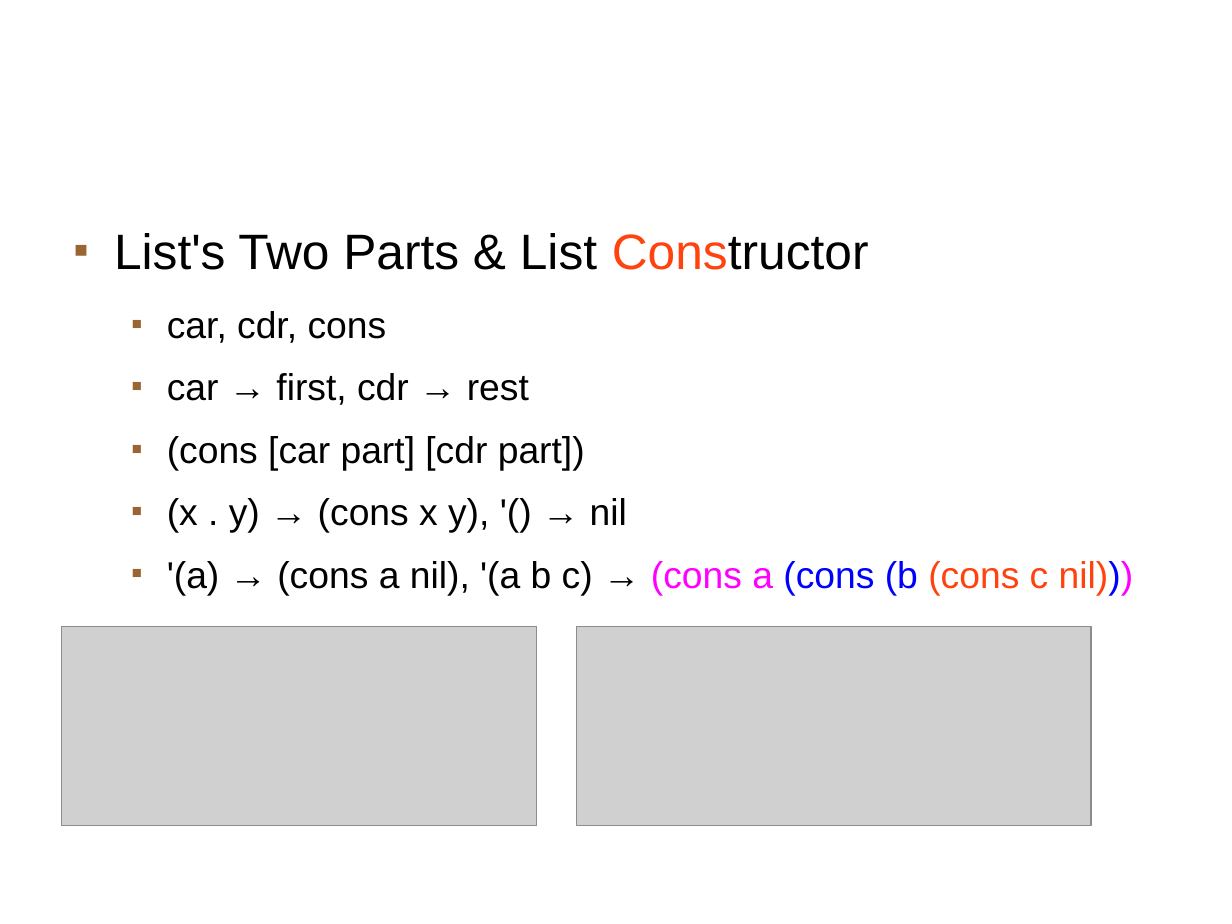
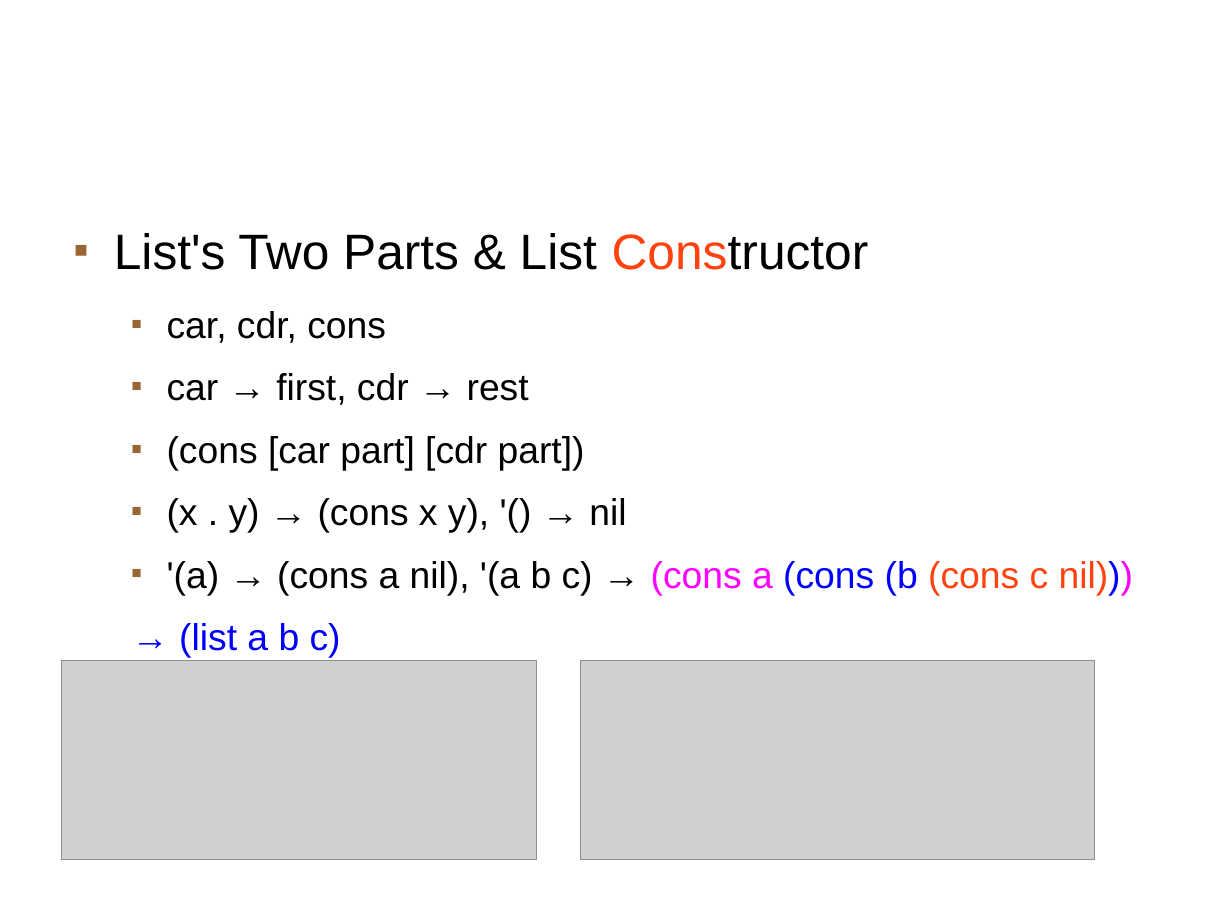
Before and after one commit to gadmyth/heroku-cl-example, a slide deck: slide 5 of public/Basic.Introduction.To.Lisp.ppt. Drawn at 1232x924 pixels with LibreOffice and Linux fonts; fonts in the diff are those of the drawing; grey boxes stand for pictures; background and template pictures are left out. Boxes give left, top, right and bottom in pixels: in the first picture for what was removed or moved away, otherwise in the second. Text is boxed around its words. In the diff, an @@ line names an element or a change of style, - is before the commit and + after.

```diff
--- a/public/Basic.Introduction.To.Lisp.ppt
+++ b/public/Basic.Introduction.To.Lisp.ppt
@@ text at <box>179,623,341,658</box>: paragraph added @@
+  → (list a b c)
@@ picture: place and size @@
-picture at <box>61,626,537,826</box>
+picture at <box>61,661,537,861</box>
@@ picture: place and size @@
-picture at <box>577,626,1091,826</box>
+picture at <box>581,661,1096,861</box>
```
Also in this commit, not shown: 1 other slide changed, 1 other file.
